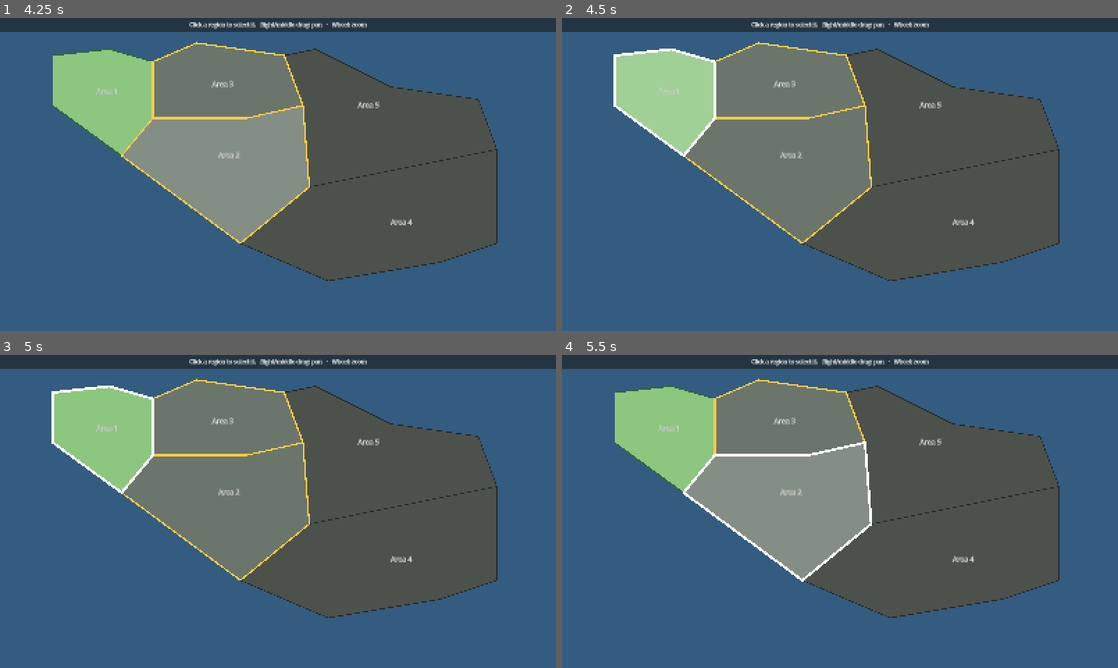
Above: before the commit, frames 1-4 (two rows, left to right).
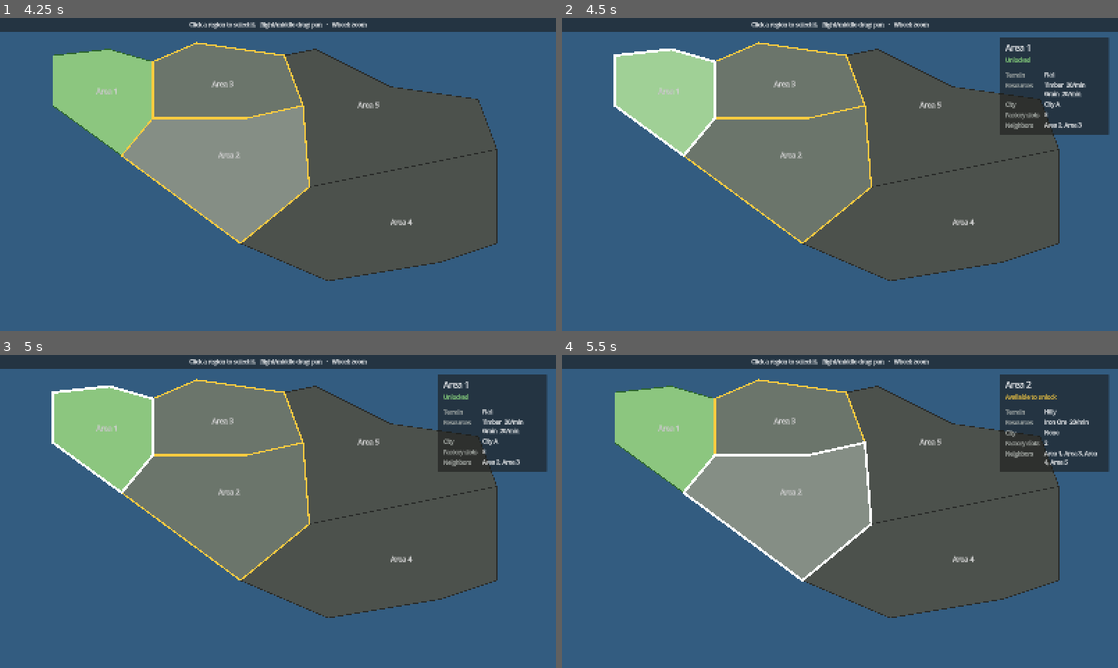
Above: after the commit, the same moments.

Repository: sgtdali/flowgame
Game: Godot game, scene res://features/worldmap/WorldMap.tscn
Same seed, same stepped clock (60 frames per second), same inputs: the game is played once before the commit and once after it. This scene is started directly instead of the project's main scene.
Inputs (mouse positions are in pixels of both pictures, inside the frame that each line leads up to):
- Up to frame 1 (4.25 s): tap A every 0.75 s from 0.5 to 3.5 s; drag from (27, 36) to (333, 105) at 0.52 s; drag from (27, 36) to (250, 237) at 1.27 s; move the mouse to (27, 36) at 2.02 s; click (27, 36) at 2.17 s; drag from (27, 36) to (111, 127) at 2.77 s; drag from (27, 36) to (305, 174) at 3.52 s
- Up to frame 2 (4.5 s): tap A at 4.25 s; drag from (673, 127) to (589, 36) at 4.27 s
- Up to frame 3 (5 s): no input
- Up to frame 4 (5.5 s): move the mouse to (867, 511) at 5.02 s; click (867, 511) at 5.17 s

Frame 1 is identical in both runs. In frame 2, 6.0% of the frame differs, in the area x 78-99%, y 6-38%; in frame 3, 6.0%; in frame 4, 6.0%.

Commit message:
Görev 01 adım 3: bölge bilgi paneli
Co-Authored-By: Claude Opus 5.5 <noreply@anthropic.com>

Diff:
--- a/features/worldmap/WorldMap.tscn
+++ b/features/worldmap/WorldMap.tscn
@@ -2,6 +2,7 @@
 
 [ext_resource type="Script" path="res://features/worldmap/world_map.gd" id="1_map"]
 [ext_resource type="PackedScene" path="res://features/worldmap/RegionMap.tscn" id="2_regions"]
+[ext_resource type="Script" path="res://features/worldmap/region_info_panel.gd" id="3_panel"]
 
 [node name="WorldMap" type="Node2D"]
 script = ExtResource("1_map")
@@ -34,3 +35,115 @@
 text = "Click a region to select it.   Right/middle drag: pan   ·   Wheel: zoom"
 horizontal_alignment = 1
 vertical_alignment = 1
+
+[node name="InfoPanel" type="PanelContainer" parent="UI"]
+anchors_preset = 1
+anchor_left = 1.0
+anchor_right = 1.0
+offset_left = -340.0
+offset_top = 56.0
+offset_right = -16.0
+offset_bottom = 96.0
+grow_horizontal = 0
+script = ExtResource("3_panel")
+
+[node name="Margin" type="MarginContainer" parent="UI/InfoPanel"]
+layout_mode = 2
+theme_override_constants/margin_left = 16
+theme_override_constants/margin_top = 14
+theme_override_constants/margin_right = 16
+theme_override_constants/margin_bottom = 16
+
+[node name="VBox" type="VBoxContainer" parent="UI/InfoPanel/Margin"]
+layout_mode = 2
+theme_override_constants/separation = 8
+
+[node name="TitleLabel" type="Label" parent="UI/InfoPanel/Margin/VBox"]
+unique_name_in_owner = true
+layout_mode = 2
+theme_override_font_sizes/font_size = 24
+text = "Region"
+
+[node name="StatusLabel" type="Label" parent="UI/InfoPanel/Margin/VBox"]
+unique_name_in_owner = true
+layout_mode = 2
+text = "Status"
+
+[node name="Separator" type="HSeparator" parent="UI/InfoPanel/Margin/VBox"]
+layout_mode = 2
+
+[node name="Grid" type="GridContainer" parent="UI/InfoPanel/Margin/VBox"]
+layout_mode = 2
+theme_override_constants/h_separation = 14
+theme_override_constants/v_separation = 8
+columns = 2
+
+[node name="TerrainCaption" type="Label" parent="UI/InfoPanel/Margin/VBox/Grid"]
+layout_mode = 2
+size_flags_vertical = 0
+theme_override_colors/font_color = Color(0.7, 0.72, 0.7, 1)
+text = "Terrain"
+
+[node name="TerrainValue" type="Label" parent="UI/InfoPanel/Margin/VBox/Grid"]
+unique_name_in_owner = true
+custom_minimum_size = Vector2(170, 0)
+layout_mode = 2
+size_flags_horizontal = 3
+autowrap_mode = 3
+text = "-"
+
+[node name="ResourcesCaption" type="Label" parent="UI/InfoPanel/Margin/VBox/Grid"]
+layout_mode = 2
+size_flags_vertical = 0
+theme_override_colors/font_color = Color(0.7, 0.72, 0.7, 1)
+text = "Resources"
+
+[node name="ResourcesValue" type="Label" parent="UI/InfoPanel/Margin/VBox/Grid"]
+unique_name_in_owner = true
+custom_minimum_size = Vector2(170, 0)
+layout_mode = 2
+size_flags_horizontal = 3
+autowrap_mode = 3
+text = "-"
+
+[node name="CityCaption" type="Label" parent="UI/InfoPanel/Margin/VBox/Grid"]
+layout_mode = 2
+size_flags_vertical = 0
+theme_override_colors/font_color = Color(0.7, 0.72, 0.7, 1)
+text = "City"
+
+[node name="CityValue" type="Label" parent="UI/InfoPanel/Margin/VBox/Grid"]
+unique_name_in_owner = true
+custom_minimum_size = Vector2(170, 0)
+layout_mode = 2
+size_flags_horizontal = 3
+autowrap_mode = 3
+text = "-"
+
+[node name="SlotsCaption" type="Label" parent="UI/InfoPanel/Margin/VBox/Grid"]
+layout_mode = 2
+size_flags_vertical = 0
+theme_override_colors/font_color = Color(0.7, 0.72, 0.7, 1)
+text = "Factory slots"
+
+[node name="SlotsValue" type="Label" parent="UI/InfoPanel/Margin/VBox/Grid"]
+unique_name_in_owner = true
+custom_minimum_size = Vector2(170, 0)
+layout_mode = 2
+size_flags_horizontal = 3
+autowrap_mode = 3
+text = "-"
+
+[node name="NeighborsCaption" type="Label" parent="UI/InfoPanel/Margin/VBox/Grid"]
+layout_mode = 2
+size_flags_vertical = 0
+theme_override_colors/font_color = Color(0.7, 0.72, 0.7, 1)
+text = "Neighbors"
+
+[node name="NeighborsValue" type="Label" parent="UI/InfoPanel/Margin/VBox/Grid"]
+unique_name_in_owner = true
+custom_minimum_size = Vector2(170, 0)
+layout_mode = 2
+size_flags_horizontal = 3
+autowrap_mode = 3
+text = "-"
--- /dev/null
+++ b/features/worldmap/region_info_panel.gd
@@ -0,0 +1,59 @@
+class_name RegionInfoPanel
+extends PanelContainer
+
+## Sağdaki bölge bilgi paneli. Seçili bölgenin verisini gösterir.
+##
+## Kural hesaplamaz: bölgenin durumu WorldMap'ten (RegionState) gelir.
+## Kilitli bölgenin içeriği de gösterilir (tasarım: açmadan önce görülebilir).
+
+const STATUS_TEXT: Dictionary = {
+	RegionState.Status.UNLOCKED: "Unlocked",
+	RegionState.Status.AVAILABLE: "Available to unlock",
+	RegionState.Status.LOCKED: "Locked — no unlocked neighbor",
+}
+const STATUS_COLOR: Dictionary = {
+	RegionState.Status.UNLOCKED: Color(0.55, 0.85, 0.5),
+	RegionState.Status.AVAILABLE: Color(0.98, 0.8, 0.25),
+	RegionState.Status.LOCKED: Color(0.65, 0.67, 0.65),
+}
+
+@onready var title_label: Label = %TitleLabel
+@onready var status_label: Label = %StatusLabel
+@onready var terrain_value: Label = %TerrainValue
+@onready var resources_value: Label = %ResourcesValue
+@onready var city_value: Label = %CityValue
+@onready var slots_value: Label = %SlotsValue
+@onready var neighbors_value: Label = %NeighborsValue
+
+
+func _ready() -> void:
+	hide()
+
+
+func show_region(region: RegionData, status: RegionState.Status) -> void:
+	title_label.text = region.display_name
+	status_label.text = STATUS_TEXT[status]
+	status_label.add_theme_color_override("font_color", STATUS_COLOR[status])
+	terrain_value.text = RegionData.terrain_name(region.terrain)
+	resources_value.text = _resources_text(region)
+	city_value.text = region.city_name if region.has_city() else "None"
+	slots_value.text = str(region.factory_slots)
+	neighbors_value.text = _neighbors_text(region)
+	show()
+	# İçerik kısaldığında panel eski boyunda kalmasın.
+	reset_size()
+
+
+func _resources_text(region: RegionData) -> String:
+	var lines: PackedStringArray = []
+	for resource: RawResource in region.resources:
+		lines.append("%s  %d/min" % [resource.display_name, resource.extraction_per_minute])
+	return "\n".join(lines) if not lines.is_empty() else "None"
+
+
+func _neighbors_text(region: RegionData) -> String:
+	var names: PackedStringArray = []
+	for neighbor_id: StringName in region.neighbors:
+		var neighbor: RegionData = RegionCatalog.find_by_id(neighbor_id)
+		names.append(neighbor.display_name if neighbor != null else String(neighbor_id))
+	return ", ".join(names) if not names.is_empty() else "None"
--- a/features/worldmap/world_map.gd
+++ b/features/worldmap/world_map.gd
@@ -4,8 +4,6 @@
 ##
 ## Kural hesaplamaz: bölge durumu RegionState'ten gelir. Tıklanan bölge,
 ## bölgelerin CollisionPolygon2D'lerine fizik sorgusuyla bulunur.
-
-signal region_selected(region: RegionData)
 
 const MIN_ZOOM: float = 0.6
 const MAX_ZOOM: float = 3.0
@@ -16,6 +14,7 @@
 @onready var camera: Camera2D = $Camera2D
 @onready var region_map: Node2D = $RegionMap
 @onready var map_bounds: Control = $RegionMap/MapBounds
+@onready var info_panel: RegionInfoPanel = $UI/InfoPanel
 
 var state: RegionState = RegionState.new()
 var selected: RegionView = null
@@ -65,7 +64,14 @@
 	selected = view
 	if selected != null:
 		selected.set_selected(true)
-	region_selected.emit(selected.data if selected != null else null)
+	_update_panel()
+
+
+func _update_panel() -> void:
+	if selected == null or selected.data == null:
+		info_panel.hide()
+		return
+	info_panel.show_region(selected.data, state.status(selected.data.id))
 
 
 func _region_at(world_point: Vector2) -> RegionView:
Not shown, added: features/worldmap/region_info_panel.gd.uid
